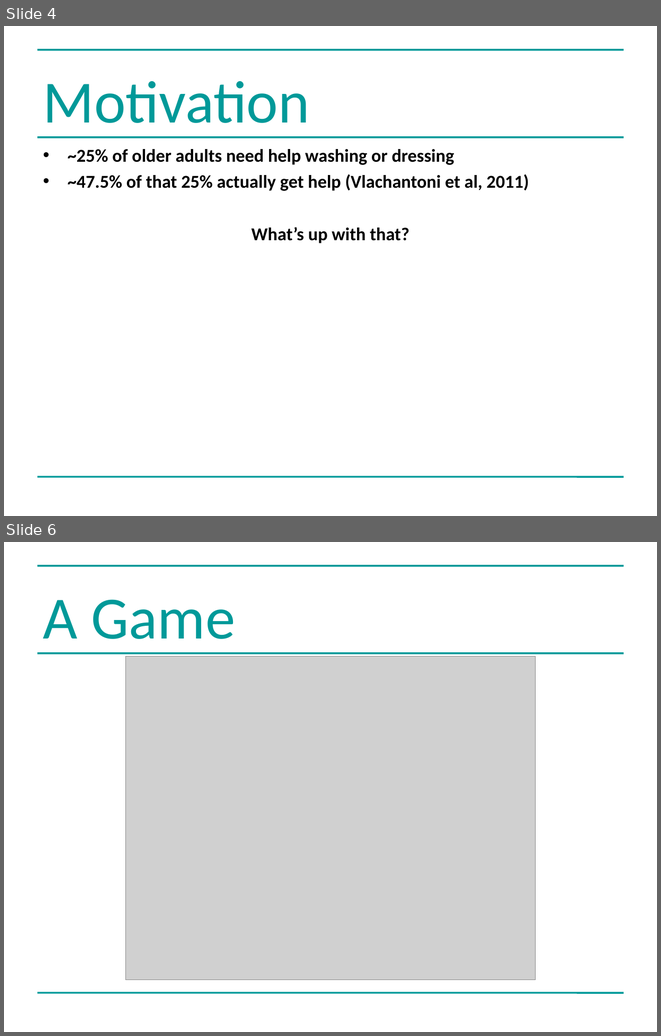
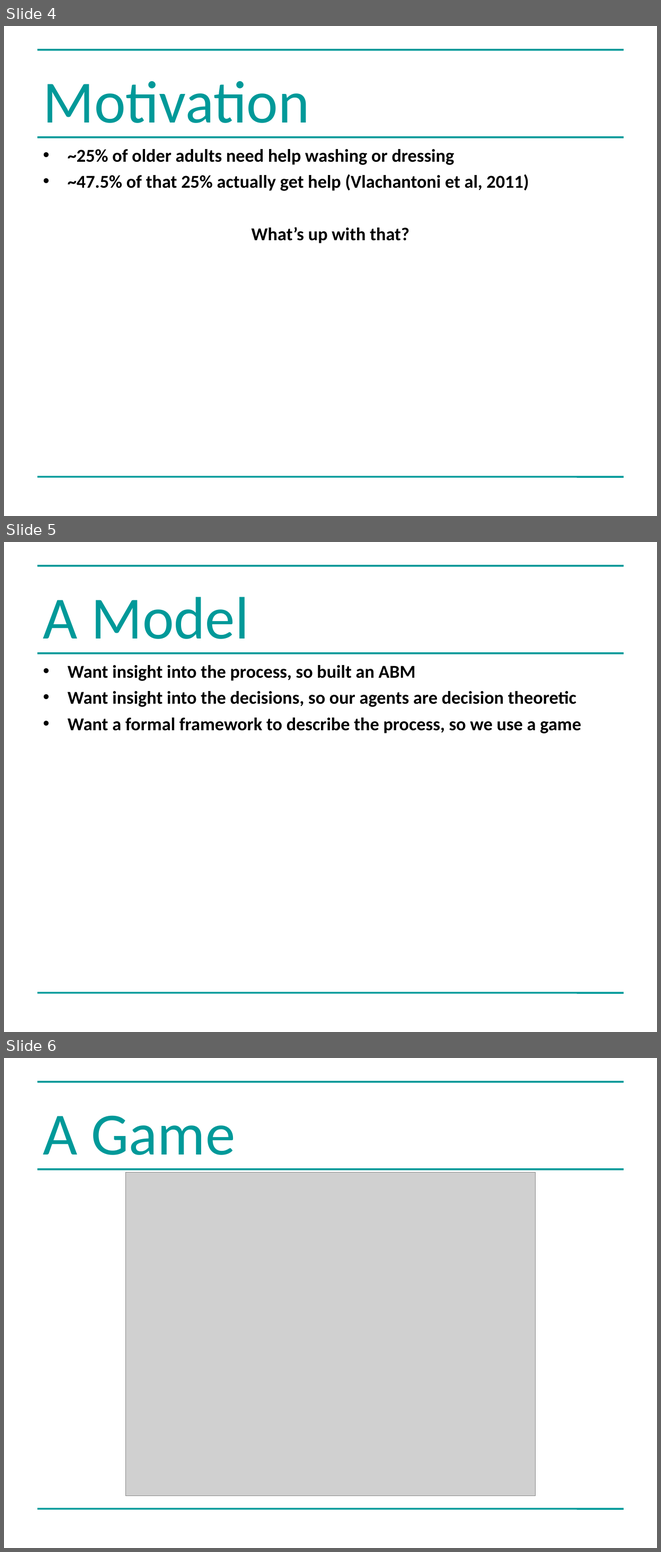
Before and after one commit to greenape/bsps2015, a slide deck: presentation/risky_aging_bsps.ppt. Shown one above the other, each under a label of ours: slides 4 and 6 before the commit, slides 4, 5 and 6 after it; the slides between them are not shown. The pictures are 661x1036 and 661x1552 pixels, drawn with LibreOffice and Linux fonts; fonts in the diff are those of the drawing; grey boxes stand for pictures. Boxes give left, top, right and bottom in pixels: in the first picture for what was removed or moved away, otherwise in the second. Text is boxed around its words. In the diff, an @@ line names an element or a change of style, - is before the commit and + after.

```diff
--- a/presentation/risky_aging_bsps.ppt
+++ b/presentation/risky_aging_bsps.ppt
@@ slide 5 added at <box>4,542,657,1032</box>, background #FFFFFF; not listed: 3 template elements that a slide beside it also shows @@
@@ title added at <box>43,597,249,653</box>, 66 pt, text #009999 @@
+A Model
@@ text added at <box>68,665,581,733</box>, 20 pt, text #000000, bold @@
+• Want insight into the process, so built an ABM
+• Want insight into the decisions, so our agents are decision theoretic
+• Want a formal framework to describe the process, so we use a game
```
Also in this commit, not shown: 1 slide removed.
